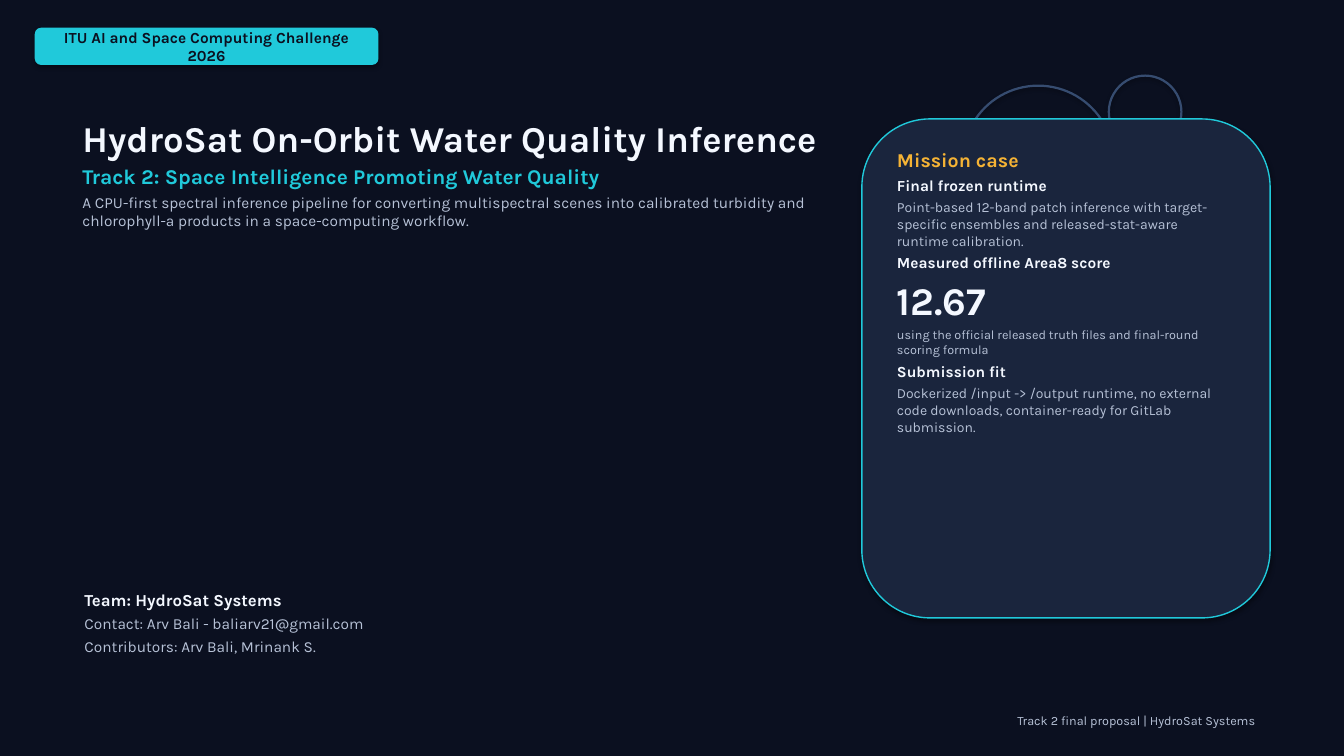
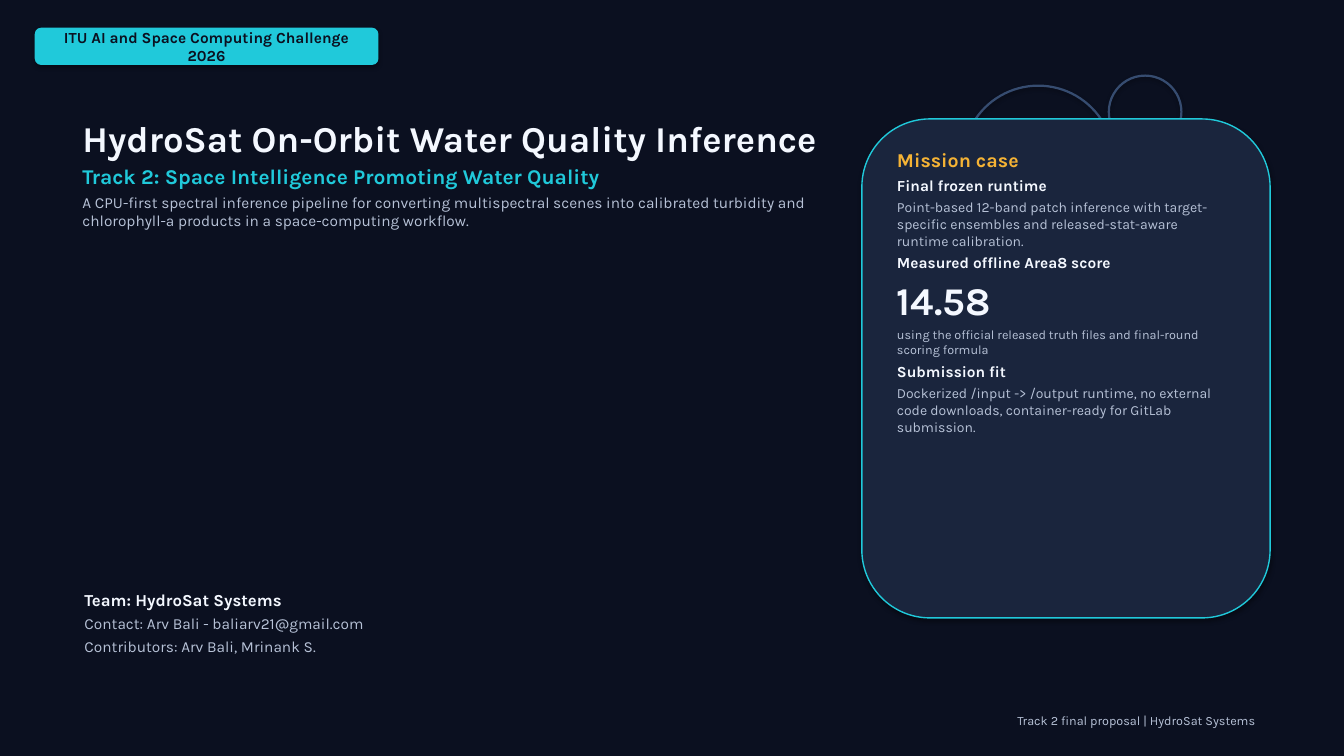
Before and after one commit to BrownAssassin/HydroSat-Systems-Finals, a slide deck: slide 1 of Hydro Sat Systems_Arv Bali_baliarv21@gmail.com/hydrosat_best_technical_proposal.pptx. Drawn at 1344x756 pixels with LibreOffice and Linux fonts; fonts in the diff are those of the drawing. Boxes give left, top, right and bottom in pixels: in the first picture for what was removed or moved away, otherwise in the second. Text is boxed around its words. In the diff, an @@ line names an element or a change of style, - is before the commit and + after.

```diff
--- a/Hydro Sat Systems_Arv Bali_baliarv21@gmail.com/hydrosat_best_technical_proposal.pptx
+++ b/Hydro Sat Systems_Arv Bali_baliarv21@gmail.com/hydrosat_best_technical_proposal.pptx
@@ text at (897, 289, 991, 316): text changed @@
-12.67
+14.58
```
Also in this commit, not shown: 3 other slides changed, 16 other files.
